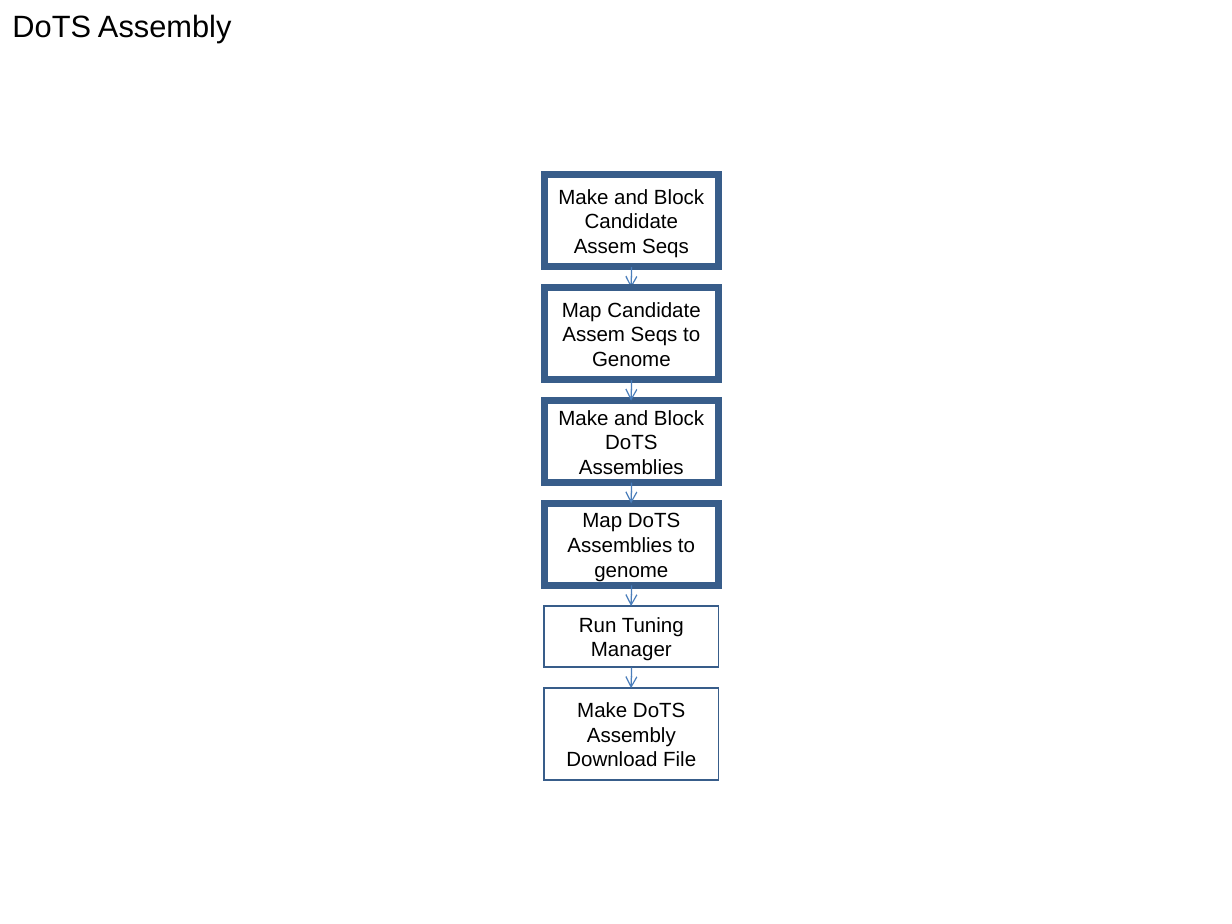
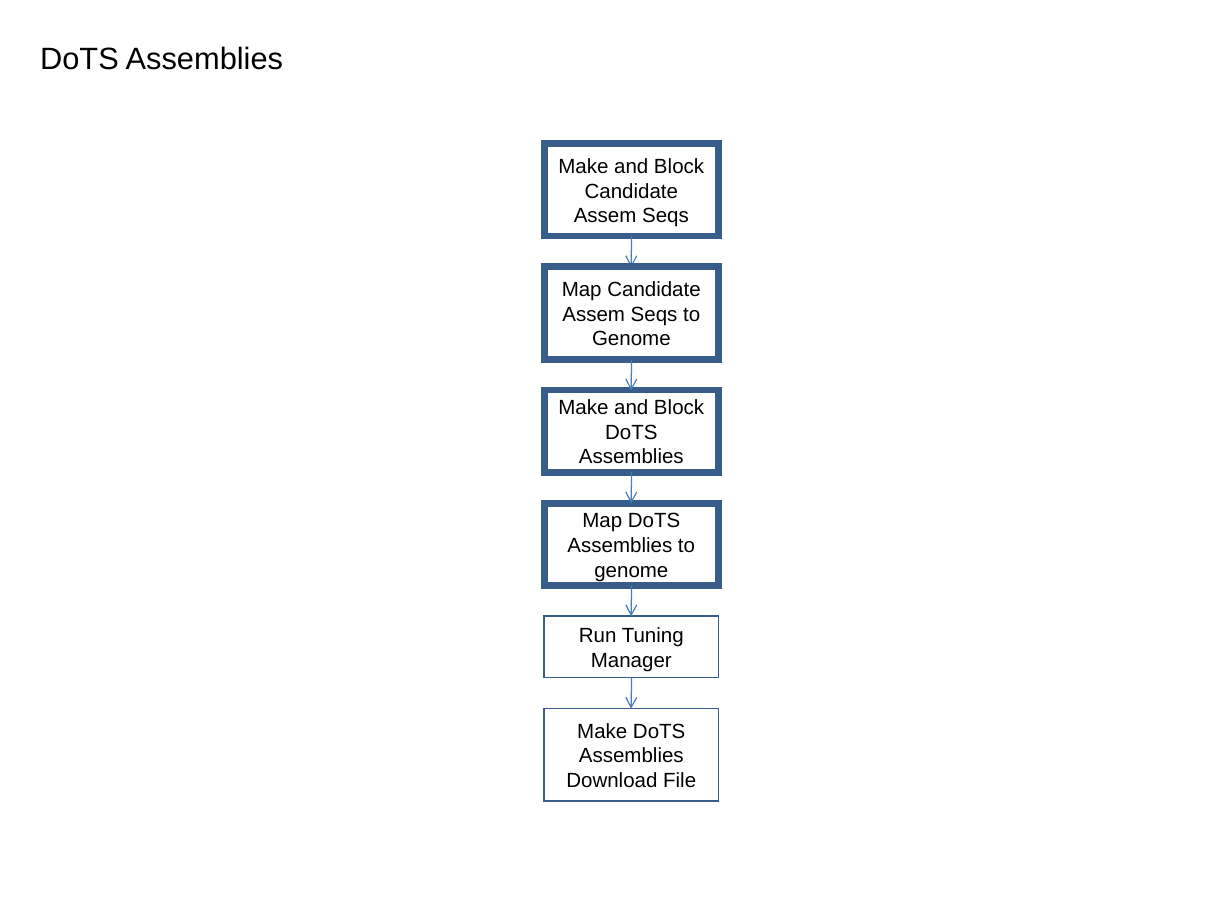
Before and after one commit to VEuPathDB/ApiCommonData, a slide deck: slide 6 of Load/doc/workflow/AnalysisWorkflow_wei.ppt. Drawn at 1232x924 pixels with LibreOffice and Linux fonts; fonts in the diff are those of the drawing. Boxes give left, top, right and bottom in pixels: in the first picture for what was removed or moved away, otherwise in the second. Text is boxed around its words. In the diff, an @@ line names an element or a change of style, - is before the commit and + after.

```diff
--- a/Load/doc/workflow/AnalysisWorkflow_wei.ppt
+++ b/Load/doc/workflow/AnalysisWorkflow_wei.ppt
@@ text at [40, 46, 283, 70]: text changed @@
-DoTS Assembly
+DoTS Assemblies
@@ rectangle "Make and Block Candidate Assem ...": place and size @@
-rectangle "Make and Block Candidate Assem ..." at [545, 175, 719, 267]
+rectangle "Make and Block Candidate Assem ..." at [545, 144, 719, 237]
@@ arrow moved from (632, 267) - (631, 288) to (632, 237) - (631, 267) @@
@@ rectangle "Map Candidate Assem Seqs to ...": place and size @@
-rectangle "Map Candidate Assem Seqs to ..." at [545, 287, 719, 379]
+rectangle "Map Candidate Assem Seqs to ..." at [545, 267, 719, 360]
@@ arrow moved from (632, 379) - (631, 400) to (632, 360) - (631, 391) @@
@@ rectangle "Make and Block DoTS Assemblies": place and size @@
-rectangle "Make and Block DoTS Assemblies" at [545, 400, 719, 483]
+rectangle "Make and Block DoTS Assemblies" at [545, 391, 719, 473]
@@ arrow moved from (632, 483) - (631, 504) to (632, 472) - (631, 504) @@
@@ arrow moved from (632, 585) - (631, 606) to (632, 585) - (631, 616) @@
@@ rectangle "Run Tuning Manager": place and size @@
-rectangle "Run Tuning Manager" at [545, 606, 719, 668]
+rectangle "Run Tuning Manager" at [545, 616, 719, 678]
@@ arrow moved from (632, 668) - (631, 689) to (632, 678) - (631, 708) @@
@@ rectangle "Make DoTS Assemblies Download File": place and size @@
-rectangle "Make DoTS Assemblies Download File" at [545, 687, 719, 780]
+rectangle "Make DoTS Assemblies Download File" at [545, 708, 719, 801]
@@ text in rectangle at [566, 723, 696, 788]: text changed @@
-Make DoTS Assembly Download File
+Make DoTS Assemblies Download File
```
Also in this commit, not shown: 18 other slides changed.
